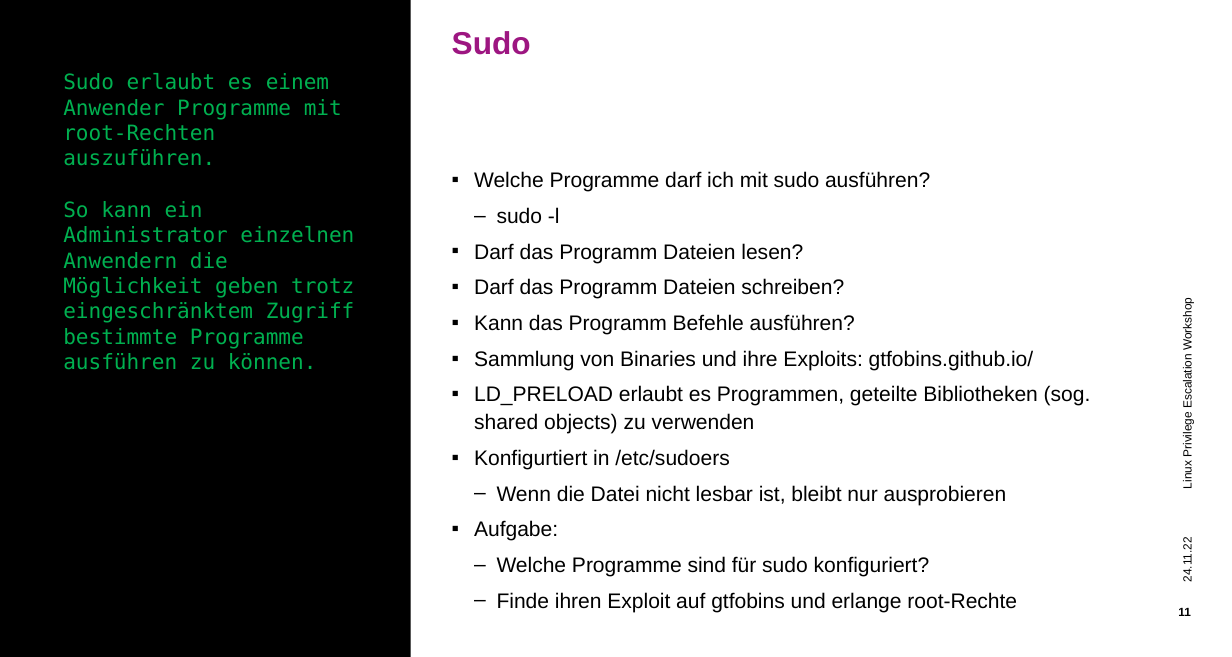
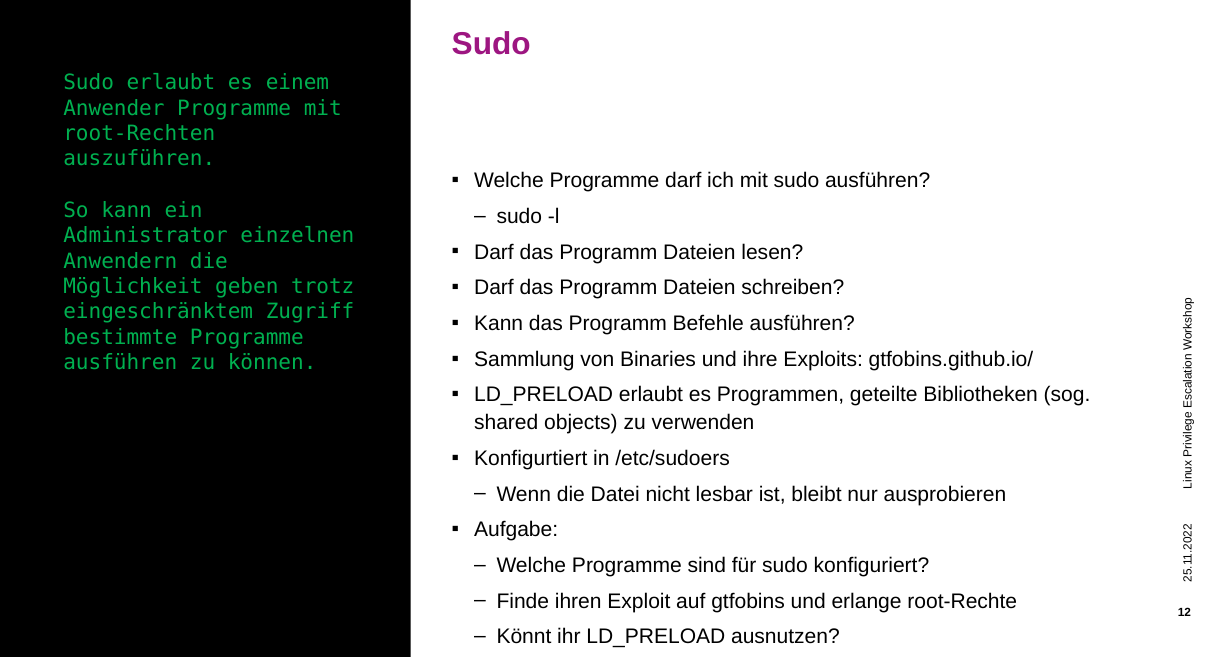
Before and after one commit to hueami/lpe_workshop, a slide deck: slide 12 of Powerpoint.pptx (slide 11 before the commit). Drawn at 1232x657 pixels with LibreOffice and Linux fonts; fonts in the diff are those of the drawing; background and template pictures are left out. Boxes give left, top, right and bottom in pixels: in the first picture for what was removed or moved away, otherwise in the second. Text is boxed around its words. In the diff, an @@ line names an element or a change of style, - is before the commit and + after.

```diff
--- a/Powerpoint.pptx
+++ b/Powerpoint.pptx
@@ text at (1181, 529, 1194, 581): text changed @@
-24.11.22
+25.11.2022
@@ text at (497, 627, 840, 648): paragraph added @@
+    – Könnt ihr LD_PRELOAD ausnutzen?
@@ page number at (1178, 607, 1191, 616): text changed @@
-11
+12
```
Also in this commit, not shown: 12 other slides changed, 2 slides added, 1 slide removed.
